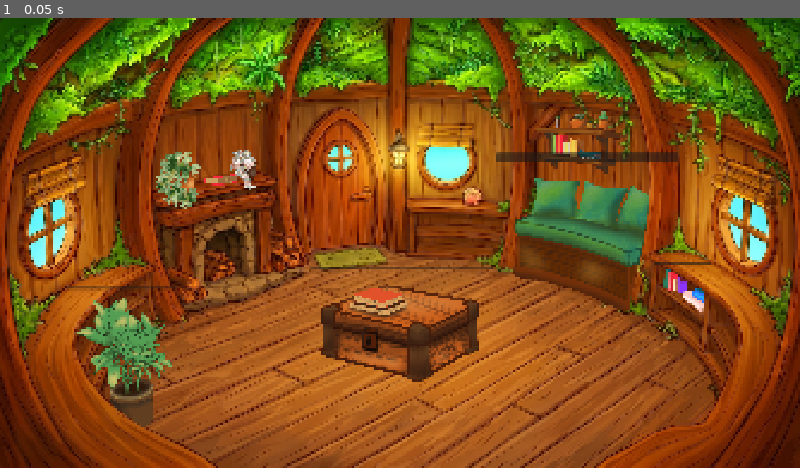
Above: before the commit, frame 1.
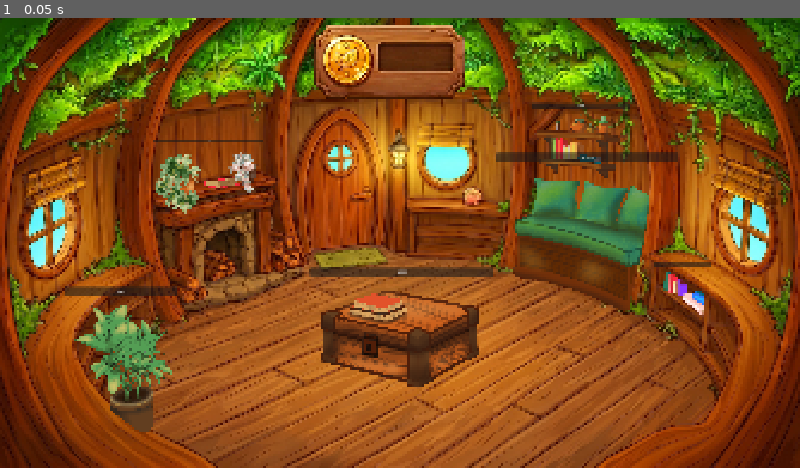
Above: after the commit, the same moment.

Repository: YaniTiri/CapiVsTopi-Moviles
Game: Godot game, scene res://Pantalla_CasaCapi/pantalla_flotante_casita_capi.tscn
Two runs of this game, one before a commit and one after it. Both use one fixed random seed, a clock stepped at 60 frames per second and the inputs below. This scene is started directly instead of the project's main scene.
Inputs:
- Up to frame 1 (0.05 s): no input

The runs differ from the first frame. In frame 1, 8.4% of the frame differs, in the area x 8-89%, y 1-93%.

Commit message:
agregado a paantalla flotante casa capi

Diff:
--- /dev/null
+++ b/Pantalla_CasaCapi/pantalla_flotante_casita_capi.gd
@@ -0,0 +1,80 @@
+extends CanvasLayer
+
+# Referencia al Label dentro del Sprite2D (asegúrate de que el nodo Label se llame "Label" dentro de Sprite2D)
+@onready var label_monedas: Label = $Sprite2D/Label
+
+# Referencias a todos los botones de la casita
+@onready var boton_repisa: Button = $Item_Repisa/Boton_repisa
+@onready var boton_sillon: Button = $Item_Sillon/Boton_sillon
+@onready var boton_libros: Button = $Item_Libros/Boton_libros
+@onready var boton_maceta: Button = $Item_Maceta/Boton_Maceta
+@onready var boton_chimenea: Button = $Item_Adorno_Chimenea/Boton_adornochimenea
+@onready var boton_mesa: Button = $Item_Mesa1/Boton_mesa1
+
+
+func _ready() -> void:
+	# --- MONEDAS DE PRUEBA ---
+	# Asignamos 300 monedas al GameManager para probar las compras
+	GameManager.monedas = 300
+
+	actualizar_interfaz()
+
+
+func actualizar_interfaz() -> void:
+	# 1. Asigna y muestra las monedas en el cartelito superior
+	if label_monedas:
+		label_monedas.text = str(GameManager.monedas)
+
+	# 2. Revisa el estado de cada botón manteniendo la estética limpia
+	actualizar_estado_boton(boton_repisa, "repisa_casa")
+	actualizar_estado_boton(boton_sillon, "sillon_casa")
+	actualizar_estado_boton(boton_libros, "libros_casa")
+	actualizar_estado_boton(boton_maceta, "macetas_casa")
+	actualizar_estado_boton(boton_chimenea, "chimenea_casa")
+	actualizar_estado_boton(boton_mesa, "mesa_casa")
+
+
+func actualizar_estado_boton(boton: Button, clave_mejora: String) -> void:
+	if not boton: return
+
+	# Extrae el precio numérico del texto del botón (ej: "$150" -> 150)
+	var precio_texto = boton.text.replace("$", "").strip_edges()
+	var precio = precio_texto.to_int()
+
+	# Comprobamos si ya fue comprado o si no alcanzan las monedas
+	var comprado = GameManager.mejoras_desbloqueadas.get(clave_mejora, false)
+	var sin_dinero = GameManager.monedas < precio
+
+	# Desactivamos el botón si no se puede comprar, pero SIN oscurecer con rectángulos feos
+	boton.disabled = comprado or sin_dinero
+
+
+# --- ACCIONES DE COMPRA ---
+
+func _on_botonsillon_pressed() -> void:
+	comprar_item(boton_sillon, "sillon_casa")
+
+func _on_botonrepisa_pressed() -> void:
+	comprar_item(boton_repisa, "repisa_casa")
+
+func _on_botonlibros_pressed() -> void:
+	comprar_item(boton_libros, "libros_casa")
+
+func _on_botonmaceta_pressed() -> void:
+	comprar_item(boton_maceta, "macetas_casa")
+
+func _on_botonadornochimenea_pressed() -> void:
+	comprar_item(boton_chimenea, "chimenea_casa")
+
+func _on_botonmesa1_pressed() -> void:
+	comprar_item(boton_mesa, "mesa_casa")
+
+
+# Lógica para cobrar y actualizar la plata
+func comprar_item(boton: Button, clave_mejora: String) -> void:
+	var precio = boton.text.replace("$", "").strip_edges().to_int()
+
+	if GameManager.monedas >= precio:
+		GameManager.monedas -= precio
+		GameManager.mejoras_desbloqueadas[clave_mejora] = true
+		actualizar_interfaz()
--- a/Pantalla_CasaCapi/pantalla_flotante_casita_capi.tscn
+++ b/Pantalla_CasaCapi/pantalla_flotante_casita_capi.tscn
@@ -1,5 +1,6 @@
 [gd_scene format=3 uid="uid://6esa8ggerhsd"]
 
+[ext_resource type="Script" uid="uid://7qvxj05hf3t0" path="res://Pantalla_CasaCapi/pantalla_flotante_casita_capi.gd" id="1_6vrwm"]
 [ext_resource type="Texture2D" uid="uid://ti8lylnameoo" path="res://Escenas/assets/Pantalla_Flotante/casita_capi_1920x1080.jpg" id="1_uc6eq"]
 [ext_resource type="Texture2D" uid="uid://b22erma7bb4np" path="res://Escenas/assets/Pantalla_Flotante/Repisa.png" id="2_fxe58"]
 [ext_resource type="Texture2D" uid="uid://ca7fjsiehu621" path="res://Escenas/assets/Pantalla_Flotante/Sillon.png" id="3_5fsmw"]
@@ -7,8 +8,10 @@
 [ext_resource type="Texture2D" uid="uid://bjy2m6adiupdi" path="res://Escenas/assets/Pantalla_Flotante/maceta.png" id="5_8rbqw"]
 [ext_resource type="Texture2D" uid="uid://hvjfkb04b28q" path="res://Escenas/assets/Pantalla_Flotante/Adorno chimenea.png" id="6_hfg0x"]
 [ext_resource type="Texture2D" uid="uid://smt3pvv1vqf8" path="res://Escenas/assets/Pantalla_Flotante/Mesa 1.png" id="7_c1d8p"]
+[ext_resource type="Texture2D" uid="uid://c1li1634slr7n" path="res://Assets/UImonedas.png" id="9_8rbqw"]
 
 [node name="Pantalla_Flotante_CasitaCapi" type="CanvasLayer" unique_id=1689909695]
+script = ExtResource("1_6vrwm")
 
 [node name="TextureRect" type="TextureRect" parent="." unique_id=507363121]
 offset_right = 40.0
@@ -29,8 +32,9 @@
 [node name="Item_Repisa" type="VBoxContainer" parent="Cuadricula_Repisa" unique_id=1484977523]
 layout_mode = 2
 
-[node name="Button" type="Button" parent="Cuadricula_Repisa/Item_Repisa" unique_id=1020638715]
+[node name="Boton_repisa" type="Button" parent="Cuadricula_Repisa/Item_Repisa" unique_id=1020638715]
 layout_mode = 2
+text = "$160"
 
 [node name="Repisa" type="TextureRect" parent="Cuadricula_Repisa/Item_Repisa" unique_id=37920343]
 layout_mode = 2
@@ -46,7 +50,7 @@
 [node name="Item_Sillon" type="VBoxContainer" parent="Cuadricula_Sillon" unique_id=1496615356]
 layout_mode = 2
 
-[node name="Button" type="Button" parent="Cuadricula_Sillon/Item_Sillon" unique_id=1515390662]
+[node name="Boton_sillon" type="Button" parent="Cuadricula_Sillon/Item_Sillon" unique_id=1515390662]
 layout_mode = 2
 text = "$100"
 
@@ -64,8 +68,9 @@
 [node name="Item_Libros" type="VBoxContainer" parent="Cuadricula_Libros" unique_id=1010714772]
 layout_mode = 2
 
-[node name="Button" type="Button" parent="Cuadricula_Libros/Item_Libros" unique_id=254365048]
+[node name="Boton_libros" type="Button" parent="Cuadricula_Libros/Item_Libros" unique_id=254365048]
 layout_mode = 2
+text = "$150"
 
 [node name="Libros" type="TextureRect" parent="Cuadricula_Libros/Item_Libros" unique_id=1161223146]
 layout_mode = 2
@@ -81,8 +86,9 @@
 [node name="Item_Maceta" type="VBoxContainer" parent="Cuadricula_Maceta" unique_id=1575885023]
 layout_mode = 2
 
-[node name="Button" type="Button" parent="Cuadricula_Maceta/Item_Maceta" unique_id=260482905]
+[node name="Boton_Maceta" type="Button" parent="Cuadricula_Maceta/Item_Maceta" unique_id=260482905]
 layout_mode = 2
+text = "$80"
 
 [node name="Maceta" type="TextureRect" parent="Cuadricula_Maceta/Item_Maceta" unique_id=1568095739]
 layout_mode = 2
@@ -98,8 +104,9 @@
 [node name="Item_Adorno_Chimenea" type="VBoxContainer" parent="Cuadricula_Adorno_Chimmenea" unique_id=82491482]
 layout_mode = 2
 
-[node name="Button" type="Button" parent="Cuadricula_Adorno_Chimmenea/Item_Adorno_Chimenea" unique_id=627411570]
+[node name="Boton_adornochimenea" type="Button" parent="Cuadricula_Adorno_Chimmenea/Item_Adorno_Chimenea" unique_id=627411570]
 layout_mode = 2
+text = "$130"
 
 [node name="AdornoChimenea" type="TextureRect" parent="Cuadricula_Adorno_Chimmenea/Item_Adorno_Chimenea" unique_id=699209099]
 layout_mode = 2
@@ -115,9 +122,14 @@
 [node name="Item_Mesa1" type="VBoxContainer" parent="Cuadricula_Mesa1" unique_id=1462547279]
 layout_mode = 2
 
-[node name="Button" type="Button" parent="Cuadricula_Mesa1/Item_Mesa1" unique_id=1332047400]
+[node name="Boton_mesa1" type="Button" parent="Cuadricula_Mesa1/Item_Mesa1" unique_id=1332047400]
 layout_mode = 2
+text = "$250"
 
 [node name="Mesa1" type="TextureRect" parent="Cuadricula_Mesa1/Item_Mesa1" unique_id=1749583420]
 layout_mode = 2
 texture = ExtResource("7_c1d8p")
+
+[node name="Sprite2D" type="Sprite2D" parent="." unique_id=810744199]
+position = Vector2(929, 121)
+texture = ExtResource("9_8rbqw")
Not shown, added: Pantalla_CasaCapi/pantalla_flotante_casita_capi.gd.uid
